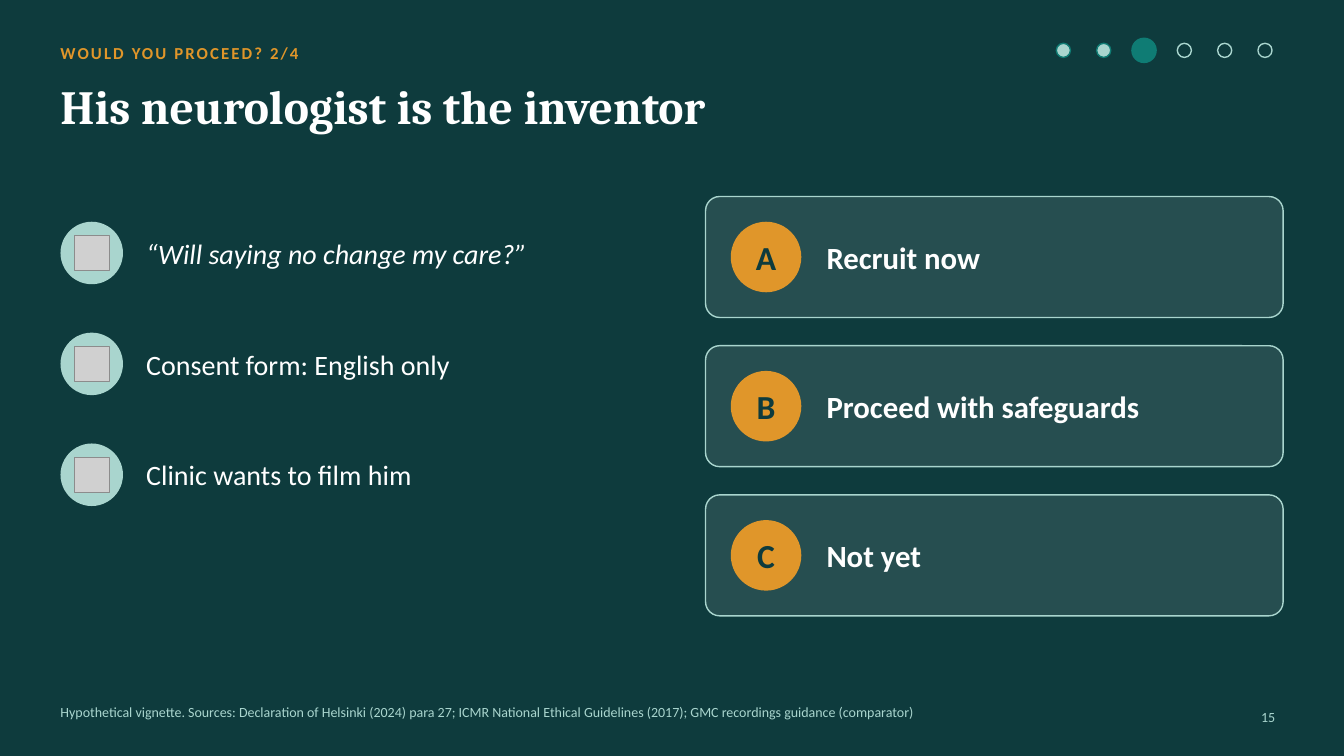
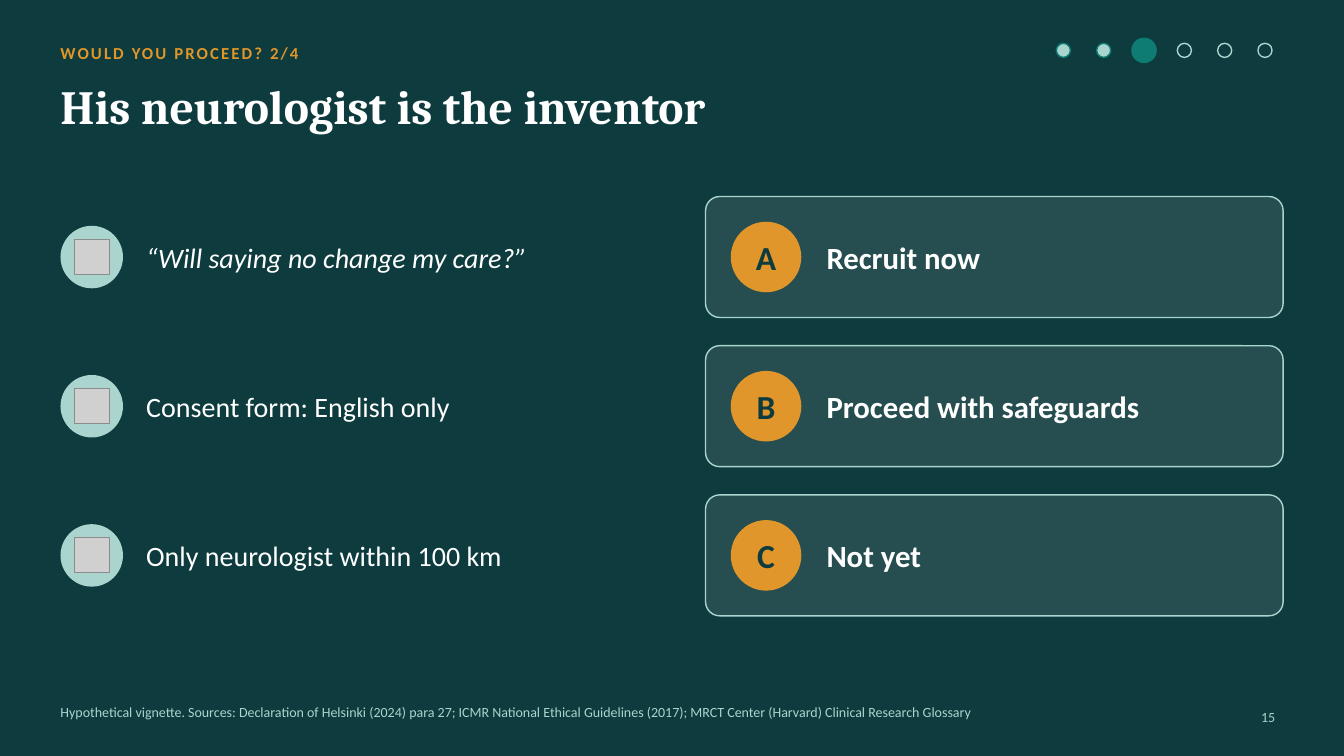
Before and after one commit to ivikasjha/claude, a slide deck: slide 15 of deck/From_Innovation_to_Patient_Impact.pptx. Drawn at 1344x756 pixels with LibreOffice and Linux fonts; fonts in the diff are those of the drawing; grey boxes stand for pictures. Boxes give left, top, right and bottom in pixels: in the first picture for what was removed or moved away, otherwise in the second. Text is boxed around its words. In the diff, an @@ line names an element or a change of style, - is before the commit and + after.

```diff
--- a/deck/From_Innovation_to_Patient_Impact.pptx
+++ b/deck/From_Innovation_to_Patient_Impact.pptx
@@ 1 picture, 1 text, 1 ellipse: place and size @@
-1 picture, 1 text, 1 ellipse at [60, 222, 527, 284]
+1 picture, 1 text, 1 ellipse at [60, 226, 527, 288]
@@ 1 picture, 1 text, 1 ellipse: place and size @@
-1 picture, 1 text, 1 ellipse at [60, 333, 450, 395]
+1 picture, 1 text, 1 ellipse at [60, 375, 450, 438]
@@ picture removed at [75, 458, 110, 493] @@
@@ ellipse: place and size @@
-ellipse at [60, 444, 123, 506]
+ellipse at [60, 524, 123, 587]
@@ picture added at [75, 538, 110, 574] @@
@@ text at [146, 546, 502, 571]: text changed @@
-Clinic wants to film him
+Only neurologist within 100 km
@@ text at [60, 707, 971, 720]: text changed @@
-Hypothetical vignette. Sources: Declaration of Helsinki (2024) para 27; ICMR National Ethical Guidelines (2017); GMC recordings guidance (comparator)
+Hypothetical vignette. Sources: Declaration of Helsinki (2024) para 27; ICMR National Ethical Guidelines (2017); MRCT Center (Harvard) Clinical Research Glossary
```
Also in this commit, not shown: 34 other slides changed, 1 slide removed, 37 other files.
